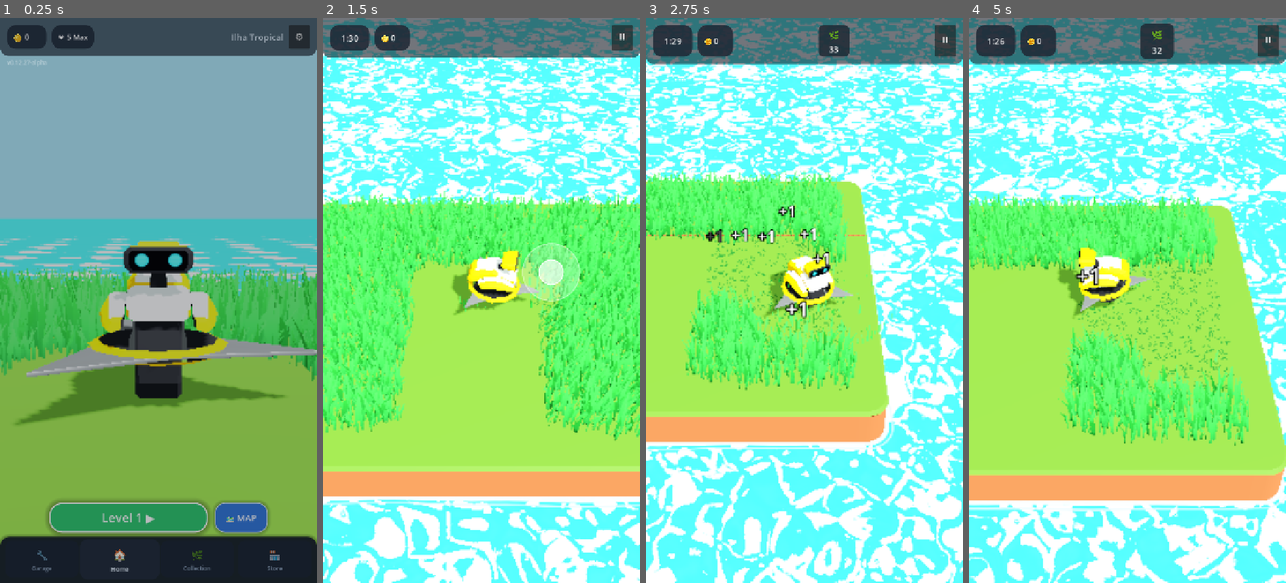
Above: before the commit, frames 1-4 (left to right).
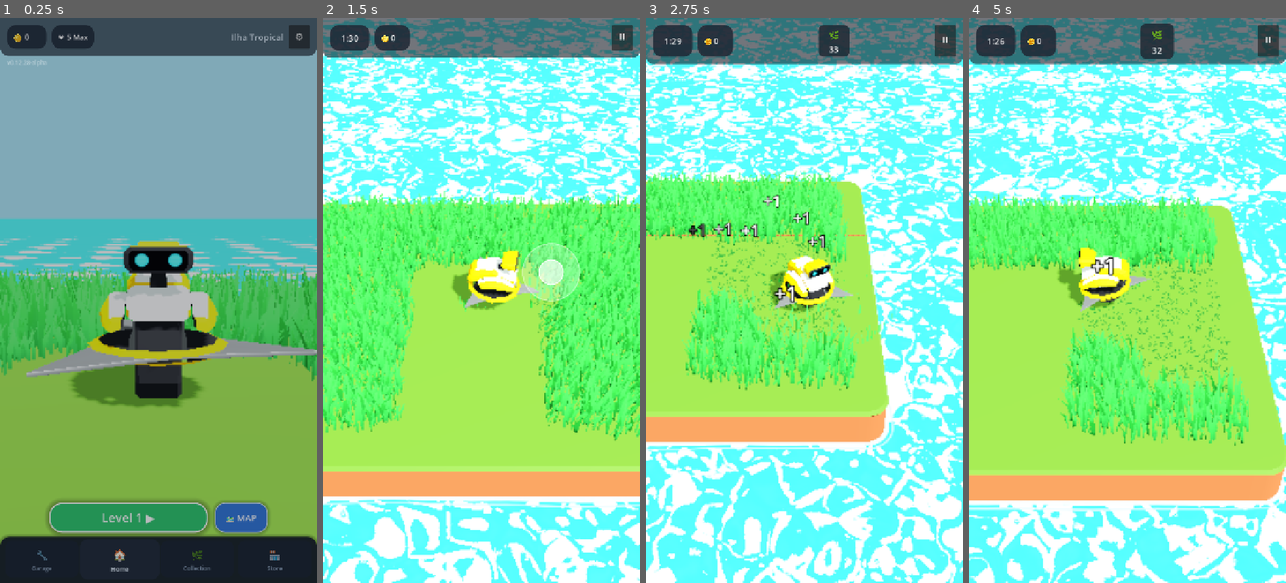
Above: after the commit, the same moments.

Repository: rogerbif/grass-cut-bot
Game: Godot game, scene res://scenes/menu/main_menu.tscn
Same seed, same stepped clock (60 frames per second), same inputs: the game is played once before the commit and once after it.
Inputs (mouse positions are in pixels of both pictures, inside the frame that each line leads up to):
- Up to frame 1 (0.25 s): no input
- Up to frame 2 (1.5 s): click "Level 1 ▶" at 0.5 s; tap Enter at 1.25 s; move the mouse to (551, 272) at 1.27 s; hold Right (ui_right) from 1.28 s (still down); hold Alt from 1.28 s (still down); click (551, 272) at 1.42 s
- Up to frame 3 (2.75 s): release Right (ui_right) at 2 s; release Alt at 2 s; drag from (741, 328) to (788, 413) at 2.02 s
- Up to frame 4 (5 s): move the mouse to (1159, 176) at 2.77 s; hold Right (ui_right) 2.78-3.5 s; tap Z at 2.85 s; drag from (1111, 413) to (1032, 215) at 3.52 s; move the mouse to (1222, 385) at 4.27 s; hold Left (ui_left) from 4.28 s (still down); tap 1 at 4.35 s

The runs differ from the first frame. In frame 1, 1.2% of the frame differs, in the area x 4-90%, y 7-72%; in frame 2, less than 0.1%; in frame 3, 1.3%, in the area x 13-60%, y 31-54%; in frame 4, 0.3%.

Commit message:
fix(effects): ancoragem estrita dos numeros flutuantes ao lado do corpo [v0.12.28-alpha]

Diff:
--- a/project.godot
+++ b/project.godot
@@ -11,7 +11,7 @@
 [application]
 
 config/name="Grass Cut Bot"
-config/version="0.12.27-alpha"
+config/version="0.12.28-alpha"
 run/main_scene="res://scenes/menu/main_menu.tscn"
 config/features=PackedStringArray("4.7", "Mobile")
 boot_splash/image="uid://3pegaomvcdut"
--- a/scenes/cutter/cutter.tscn
+++ b/scenes/cutter/cutter.tscn
@@ -55,7 +55,7 @@
 radial_segments = 8
 rings = 4
 
-[node name="Cutter" type="CharacterBody3D" unique_id=1165301562]
+[node name="Cutter" type="CharacterBody3D" groups=["cutter"] unique_id=1165301562]
 collision_layer = 2
 collision_mask = 9
 script = ExtResource("1_cutter")
--- a/scripts/core/game_version.gd
+++ b/scripts/core/game_version.gd
@@ -7,7 +7,7 @@
 
 const MAJOR: int = 0
 const MINOR: int = 12
-const PATCH: int = 27
+const PATCH: int = 28
 const STAGE: String = "ALPHA" # "PRE-ALPHA", "ALPHA", "BETA", "RC", "RELEASE"
 const BUILD_TYPE: String = "dev" # "dev", "nightly", "public"
 
--- a/scripts/cutter/cutter.gd
+++ b/scripts/cutter/cutter.gd
@@ -86,6 +86,9 @@
 	_cached_cutter_speed = base_speed
 	if blade_spinner != null and robot_body != null:
 		blade_spinner.reparent(robot_body, true)
+		for child: Node in blade_spinner.get_children():
+			if child is GeometryInstance3D:
+				(child as GeometryInstance3D).cast_shadow = GeometryInstance3D.SHADOW_CASTING_SETTING_OFF
 	if robot_body:
 		robot_body.rotation.y = 0.0 # Virado de frente para a câmera (+Z)
 		initial_body_y = robot_body.position.y
@@ -731,8 +734,8 @@
 		if fully_cut:
 			_overlapping_vegetation.remove_at(i)
 
-## Calcula a coordenada 3D exata no anel interno da lâmina (Esquerda, Centro ou Direita)
-## baseando-se na projeção lateral do corte relativo à orientação do robô
+## Calcula a coordenada 3D exata imediatamente ao lado do corpo do robô (Esquerda, Centro ou Direita)
+## garantindo que os números flutuantes brotem sempre próximos ao chassi mecânico.
 func get_inner_blade_point(cut_pos: Vector3) -> Vector3:
 	var yaw: float = robot_body.rotation.y if robot_body != null else rotation.y
 	var forward: Vector3 = Vector3(sin(yaw), 0.0, cos(yaw))
@@ -742,18 +745,18 @@
 	to_cut.y = 0.0
 	var lateral_dot: float = to_cut.dot(right)
 
-	# Classifica nos 3 setores anotados na referência
+	# Posiciona estritamente ao lado do corpo do robô (chassi/paralamas)
 	var sector_offset: Vector3 = Vector3.ZERO
 	if lateral_dot < -0.16:
-		# Setor Esquerda: frente-esquerda no círculo interno
-		sector_offset = forward * 0.42 - right * 0.38
+		# Setor Esquerda: imediatamente à esquerda do corpo
+		sector_offset = forward * 0.15 - right * 0.45
 	elif lateral_dot > 0.16:
-		# Setor Direita: frente-direita no círculo interno
-		sector_offset = forward * 0.42 + right * 0.38
+		# Setor Direita: imediatamente à direita do corpo
+		sector_offset = forward * 0.15 + right * 0.45
 	else:
-		# Setor Centro: frente central no círculo interno
-		sector_offset = forward * 0.50
+		# Setor Centro: frente ao bico do chassi
+		sector_offset = forward * 0.48
 
 	var jitter_x: float = randf_range(-0.03, 0.03)
 	var jitter_z: float = randf_range(-0.03, 0.03)
-	return global_position + sector_offset + Vector3(jitter_x, 0.28, jitter_z)
+	return global_position + sector_offset + Vector3(jitter_x, 0.45, jitter_z)
--- a/scripts/effects/floating_coin_manager.gd
+++ b/scripts/effects/floating_coin_manager.gd
@@ -4,11 +4,13 @@
 ## Gerencia o pool de números flutuantes cartoon 3D (+1, +3, +5).
 ## Estilo cel-shaded cartoon com contorno preto grosso no círculo interno da lâmina.
 
-const POOL_SIZE: int = 32
+const POOL_SIZE: int = 64
 
 const COLOR_GRASS: Color = Color(1.0, 1.0, 1.0, 1.0)
 const COLOR_WHEAT: Color = Color(1.0, 0.90, 0.20, 1.0)
 const COLOR_FLOWER: Color = Color(1.0, 0.40, 0.85, 1.0)
+
+@export var cutter_path: NodePath = NodePath("../LevelController/Cutter")
 
 var _pool: Array[Label3D] = []
 var _tweens: Array[Tween] = []
@@ -18,7 +20,7 @@
 
 func _ready() -> void:
 	_init_pool()
-	call_deferred("_get_cutter")
+	_get_cutter()
 	if GameManager:
 		GameManager.coin_popup_requested.connect(_on_coin_popup_requested)
 
@@ -44,16 +46,35 @@
 
 
 func _get_cutter() -> CharacterBody3D:
-	if _cached_cutter == null or not is_instance_valid(_cached_cutter):
-		var tree: SceneTree = get_tree()
-		if tree != null:
-			_cached_cutter = tree.get_first_node_in_group("cutter") as CharacterBody3D
+	if _cached_cutter != null and is_instance_valid(_cached_cutter):
+		return _cached_cutter
+	if has_node(cutter_path):
+		_cached_cutter = get_node(cutter_path) as CharacterBody3D
+		if _cached_cutter != null:
+			return _cached_cutter
+	var tree: SceneTree = get_tree()
+	if tree != null:
+		_cached_cutter = tree.get_first_node_in_group("cutter") as CharacterBody3D
+		if _cached_cutter == null and tree.current_scene != null:
+			_cached_cutter = tree.current_scene.find_child("Cutter", true, false) as CharacterBody3D
 	return _cached_cutter
 
 
 func _on_coin_popup_requested(world_pos: Vector3, amount: int, plant_type: String) -> void:
 	if _pool.is_empty():
 		return
+
+	# Garante que NUNCA spawna solto no chão ou no centro da fase:
+	# O spawn ocorre estritamente ancorado às coordenadas relativas ao lado do corpo do robô.
+	var cutter: CharacterBody3D = _get_cutter()
+	if cutter == null or not is_instance_valid(cutter):
+		return
+
+	var spawn_pos: Vector3
+	if cutter.has_method("get_inner_blade_point"):
+		spawn_pos = cutter.get_inner_blade_point(world_pos)
+	else:
+		spawn_pos = cutter.global_position + Vector3(0.0, 0.45, 0.0)
 
 	var idx: int = _next_index
 	_next_index = (_next_index + 1) % POOL_SIZE
@@ -74,15 +95,9 @@
 	label.text = "+" + str(amount)
 	label.modulate = Color(base_color.r, base_color.g, base_color.b, 0.0)
 	label.scale = Vector3(0.35, 0.35, 0.35)
+	# Posiciona o label na coordenada do robô ANTES de torná-lo visível para evitar qualquer flash
+	label.global_position = spawn_pos
 	label.visible = true
-
-	# Calcula o ponto no círculo interno da lâmina (Esquerda, Centro ou Direita)
-	var spawn_pos: Vector3 = world_pos + Vector3(0.0, 0.28, 0.0)
-	var cutter: CharacterBody3D = _get_cutter()
-	if cutter != null and is_instance_valid(cutter) and cutter.has_method("get_inner_blade_point"):
-		spawn_pos = cutter.get_inner_blade_point(world_pos)
-
-	label.global_position = spawn_pos
 
 	var tween: Tween = create_tween()
 	_tweens[idx] = tween
@@ -95,7 +110,7 @@
 	tween.chain().tween_property(label, "scale", Vector3(1.0, 1.0, 1.0), 0.08).set_trans(Tween.TRANS_QUAD).set_ease(Tween.EASE_IN_OUT)
 
 	# 3. Subir verticalmente (+0.70m durante 0.60s)
-	var target_y: float = label.global_position.y + 0.70
+	var target_y: float = spawn_pos.y + 0.70
 	tween.parallel().tween_property(label, "global_position:y", target_y, 0.60).set_trans(Tween.TRANS_QUAD).set_ease(Tween.EASE_OUT)
 
 	# 4. Desaparecer em fase (Fade-out transparente: sustentação inicial e fade 1.0 -> 0.0 em 0.28s)
--- a/scripts/menu/menu_bot.gd
+++ b/scripts/menu/menu_bot.gd
@@ -62,6 +62,9 @@
 	base_position = position
 	if blade_spinner != null and robot_body != null:
 		blade_spinner.reparent(robot_body, true)
+		for child: Node in blade_spinner.get_children():
+			if child is GeometryInstance3D:
+				(child as GeometryInstance3D).cast_shadow = GeometryInstance3D.SHADOW_CASTING_SETTING_OFF
 	if robot_body != null:
 		robot_body.rotation.y = 0.0 # Rosto e serra voltados para a câmera do menu
 
--- /dev/null
+++ b/tests/test_floating_coin_manager.gd
@@ -0,0 +1,53 @@
+extends Node
+
+func _ready() -> void:
+	print("--- INICIANDO TESTE DO FLOATING COIN MANAGER ---")
+
+	# 1. Carrega a cena main
+	var main_scene: PackedScene = load("res://scenes/main.tscn")
+	var main_inst: Node3D = main_scene.instantiate() as Node3D
+	add_child(main_inst)
+
+	var fcm: FloatingCoinManager = main_inst.get_node_or_null("FloatingCoinManager") as FloatingCoinManager
+	assert(fcm != null, "FloatingCoinManager deve existir em main.tscn!")
+
+	var cutter: CharacterBody3D = main_inst.get_node_or_null("LevelController/Cutter") as CharacterBody3D
+	assert(cutter != null, "Cutter deve existir em LevelController!")
+
+	# Posiciona o cutter longe do centro (ex: x=3.5, z=-2.8)
+	cutter.global_position = Vector3(3.5, 0.1, -2.8)
+	GameManager.current_state = GameManager.GameState.PLAYING
+
+	# 2. Dispara pop-up de moeda fingindo que o tufo cortado estava no centro da fase (0.01, 0, 0.01)
+	var far_tuft_pos: Vector3 = Vector3(0.01, 0.0, 0.01)
+	GameManager.register_cut("grass", 1, far_tuft_pos)
+
+	# 3. Verifica onde o primeiro label do pool foi posicionado
+	var pool: Array = fcm.get("_pool") as Array
+	assert(pool.size() == 64, "O pool deve conter 64 instâncias!")
+
+	var label_spawned: Label3D = null
+	for item: Variant in pool:
+		var lbl: Label3D = item as Label3D
+		if lbl != null and lbl.visible:
+			label_spawned = lbl
+			break
+
+	assert(label_spawned != null, "Um label visível deve ter sido disparado!")
+
+	# A distância do label até o robô DEVE ser menor que 0.8m (ao lado do corpo)
+	# E DEVE estar longe de (0, 0, 0) que era o centro da fase!
+	var dist_to_robot: float = label_spawned.global_position.distance_to(cutter.global_position)
+	var dist_to_center: float = label_spawned.global_position.distance_to(far_tuft_pos)
+
+	print("Distância do label até o robô: %.3fm" % dist_to_robot)
+	print("Distância do label até o centro da fase: %.3fm" % dist_to_center)
+
+	assert(dist_to_robot < 0.85, "O label DEVE brotar colado ao lado do corpo do robô!")
+	assert(dist_to_center > 3.0, "O label NÃO pode brotar no centro da fase (0,0,0)!")
+	print("✔ Teste 1: Número flutuante spawna estritamente ao lado do corpo do robô.")
+
+	print("==================================================")
+	print(">>> TODOS OS TESTES DO FLOATING COIN MANAGER PASSARAM COM 100% DE SUCESSO! <<<")
+	print("==================================================")
+	get_tree().quit(0)
--- /dev/null
+++ b/tests/test_floating_coin_manager.tscn
@@ -0,0 +1,6 @@
+[gd_scene load_steps=2 format=3 uid="uid://test_floating_coins_01"]
+
+[ext_resource type="Script" path="res://tests/test_floating_coin_manager.gd" id="1_test"]
+
+[node name="TestFloatingCoinManager" type="Node"]
+script = ExtResource("1_test")
Not shown, changed: export_presets.cfg
Not shown, added: tests/test_floating_coin_manager.gd.uid
Not shown, added: docs/historico_melhorias/103_ancoragem_estrita_numeros_flutuantes_corpo.md
Not shown, changed: docs/historico_melhorias/INDICE_MELHORIAS.md
